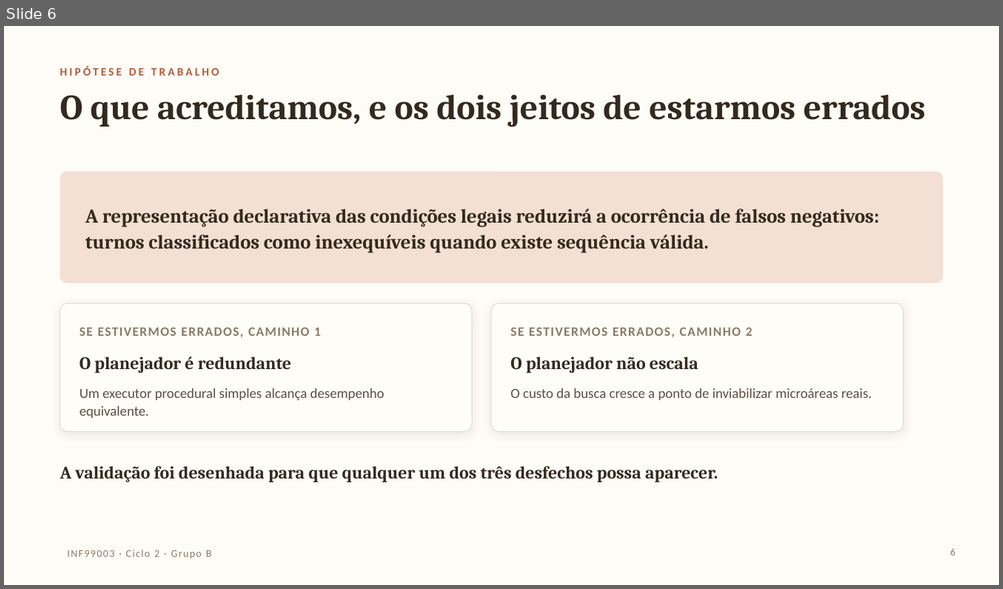
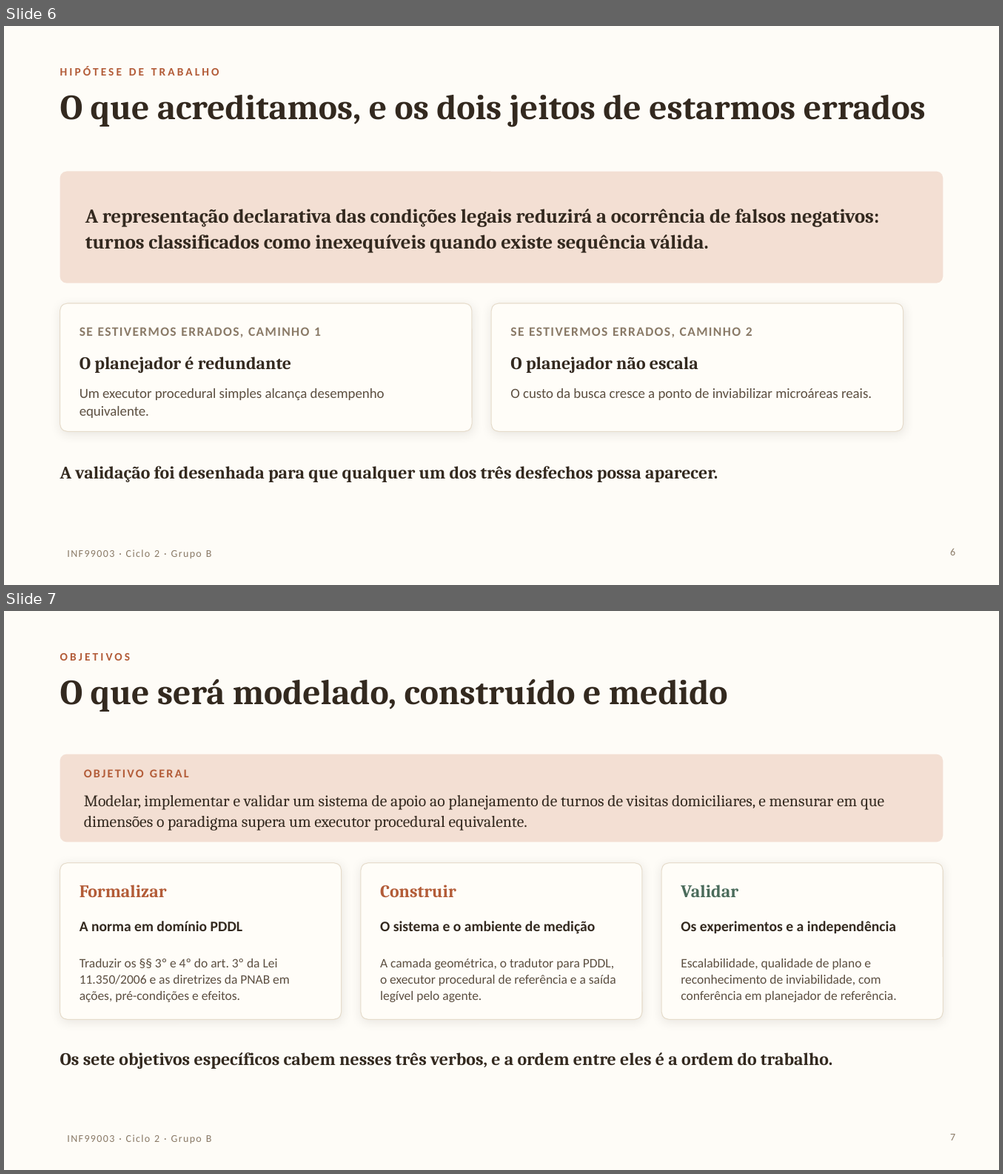
Before and after one commit to extreme500/PCI-Saude-GrupoB, a slide deck: apresentacao/ciclo2-planejamento.pptx. Shown one above the other, each under a label of ours: slide 6 before the commit, slides 6 and 7 after it. The pictures are 1003x589 and 1003x1174 pixels, drawn with LibreOffice and Linux fonts; fonts in the diff are those of the drawing; background and template pictures are left out. Boxes give left, top, right and bottom in pixels: in the first picture for what was removed or moved away, otherwise in the second. Text is boxed around its words. In the diff, an @@ line names an element or a change of style, - is before the commit and + after.

```diff
--- a/apresentacao/ciclo2-planejamento.pptx
+++ b/apresentacao/ciclo2-planejamento.pptx
@@ slide 7 added at bbox=[4, 611, 999, 1170], background picture (left out); not listed: 1 template element that a slide beside it also shows @@
@@ text added at bbox=[60, 653, 131, 661], 11 pt, text #B35C38, bold @@
+OBJETIVOS
@@ text added at bbox=[60, 679, 728, 712], 34 pt, text #33291F, bold @@
+O que será modelado, construído e medido
@@ rounded rectangle added at bbox=[60, 755, 942, 843], fill #F3DFD3 @@
@@ text added at bbox=[84, 769, 189, 777], 11.5 pt, text #B35C38, bold @@
+OBJETIVO GERAL
@@ text added at bbox=[84, 795, 884, 831], 15.5 pt, text #33291F @@
+Modelar, implementar e validar um sistema de apoio ao planejamento de turnos de visitas domiciliares, e mensurar em que dimensões o paradigma supera um executor procedural equivalente.
@@ rounded rectangle added at bbox=[60, 863, 341, 1020], fill #FFFDF8, outline #E6DCCB 0.75 pt @@
@@ rounded rectangle added at bbox=[361, 863, 642, 1020], fill #FFFDF8, outline #E6DCCB 0.75 pt @@
@@ rounded rectangle added at bbox=[661, 863, 942, 1020], fill #FFFDF8, outline #E6DCCB 0.75 pt @@
@@ text added at bbox=[79, 885, 167, 897], 17 pt, text #B35C38, bold @@
+Formalizar
@@ text added at bbox=[380, 885, 456, 897], 17 pt, text #B35C38, bold @@
+Construir
@@ text added at bbox=[680, 885, 738, 897], 17 pt, text #4A6B5B, bold @@
+Validar
@@ text added at bbox=[79, 921, 242, 931], 14 pt, text #33291F, bold @@
+A norma em domínio PDDL
@@ text added at bbox=[380, 921, 595, 934], 14 pt, text #33291F, bold @@
+O sistema e o ambiente de medição
@@ text added at bbox=[680, 921, 896, 934], 14 pt, text #33291F, bold @@
+Os experimentos e a independência
@@ text added at bbox=[79, 959, 290, 1002], 12.5 pt, text #5C4F41 @@
+Traduzir os §§ 3º e 4º do art. 3º da Lei 11.350/2006 e as diretrizes da PNAB em ações, pré-condições e efeitos.
@@ text added at bbox=[380, 959, 616, 1002], 12.5 pt, text #5C4F41 @@
+A camada geométrica, o tradutor para PDDL, o executor procedural de referência e a saída legível pelo agente.
@@ text added at bbox=[680, 959, 896, 1002], 12.5 pt, text #5C4F41 @@
+Escalabilidade, qualidade de plano e reconhecimento de inviabilidade, com conferência em planejador de referência.
@@ text added at bbox=[60, 1053, 832, 1069], 17 pt, text #33291F, bold @@
+Os sete objetivos específicos cabem nesses três verbos, e a ordem entre eles é a ordem do trabalho.
@@ page number added at bbox=[950, 1134, 955, 1141], 10 pt, text #8A7A67 @@
+7
```
Also in this commit, not shown: 1 other slide added, 1 slide removed, 7 other files.
